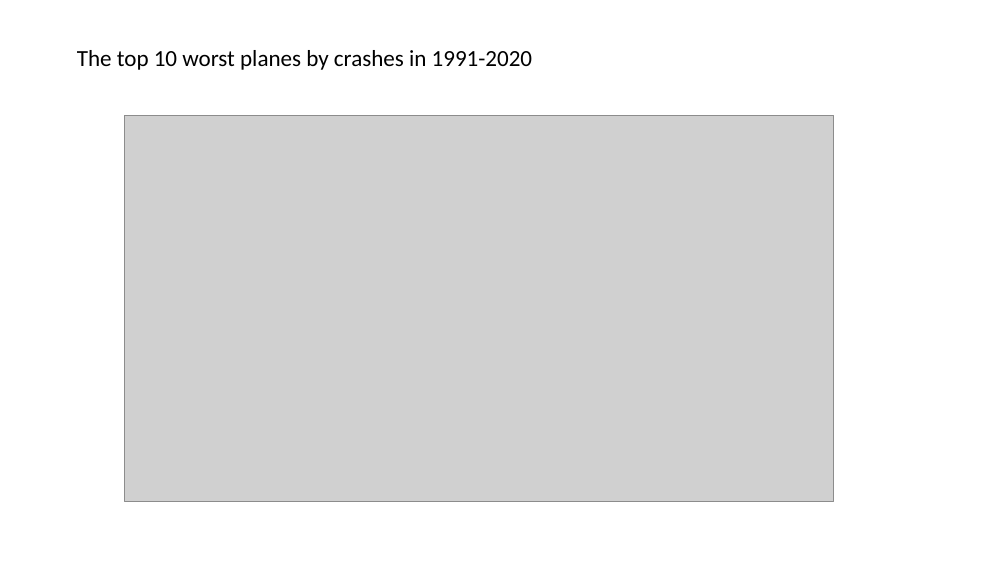
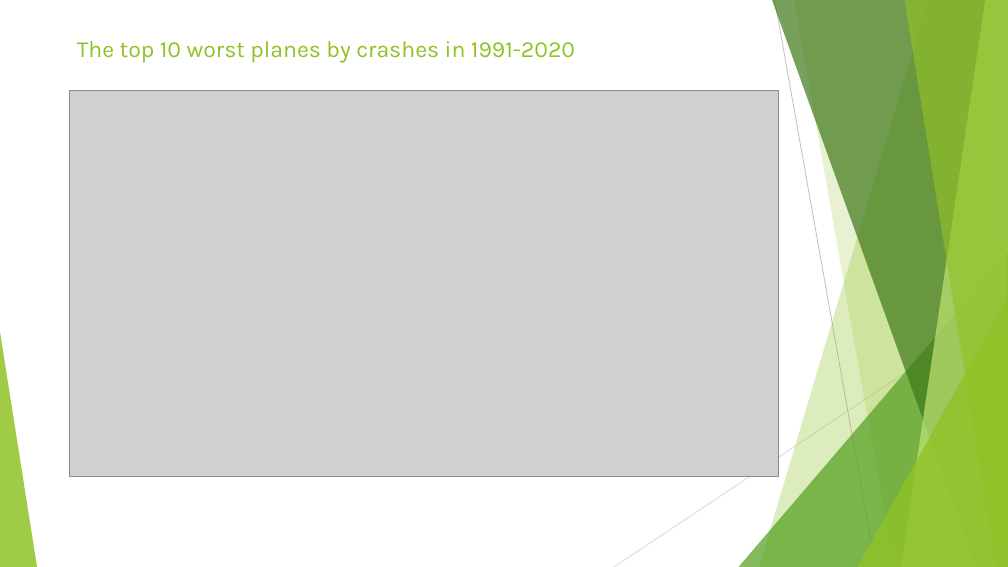
Before and after one commit to MZt92-ui/Project-1-Group-3, a slide deck: slide 2 of plane_crash_presenation_Rob.pptx. Drawn at 1008x567 pixels with LibreOffice and Linux fonts; fonts in the diff are those of the drawing; grey boxes stand for pictures. Boxes give left, top, right and bottom in pixels: in the first picture for what was removed or moved away, otherwise in the second. Text is boxed around its words. In the diff, an @@ line names an element or a change of style, - is before the commit and + after.

```diff
--- a/plane_crash_presenation_Rob.pptx
+++ b/plane_crash_presenation_Rob.pptx
@@ title "The top 10 worst planes ..." at [77,41,575,62]: font Calibri to Karla, text colour #000000 to #90C226; line spacing 0.9 to 1; vertical alignment middle to top @@
@@ picture: place and size @@
-picture at [125,115,834,502]
+picture at [70,90,779,477]
@@ group added at [0,0,1008,567]: 5 freeform shapes, 3 triangles, 2 lines @@
```
Also in this commit, not shown: 5 other slides changed, 1 slide added, 8 other files.
